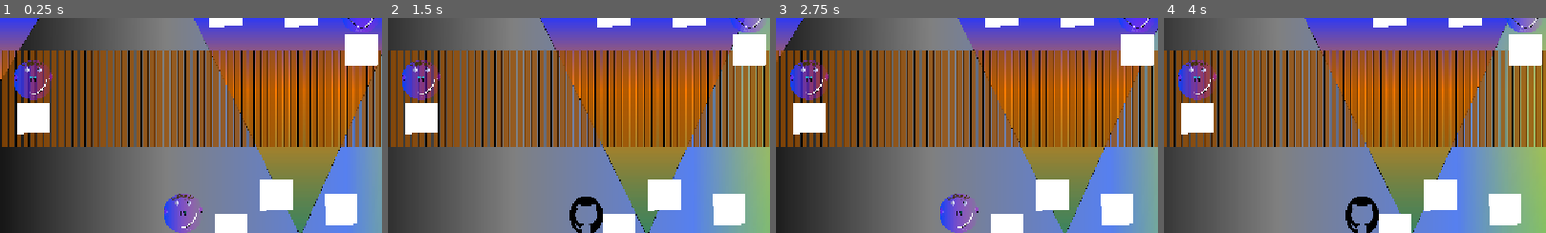
Above: before the commit, frames 1-4 (left to right).
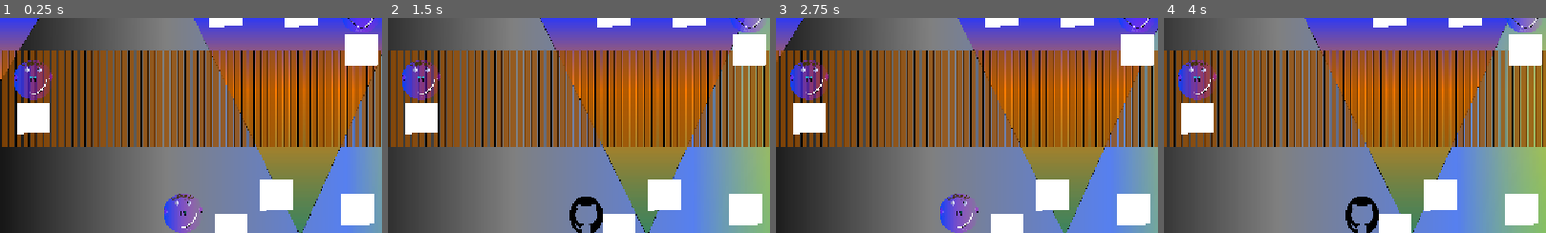
Above: after the commit, the same moments.

Repository: tyleruploads/code-ware
Game: Godot game, scene res://Scenes/minigame_1.tscn
Same seed, same stepped clock (60 frames per second), same inputs: the game is played once before the commit and once after it. This scene is started directly instead of the project's main scene.
Inputs (mouse positions are % of the whole screen's width and height, from its top left):
- Up to frame 1 (0.25 s): no input
- Up to frame 2 (1.5 s): tap Enter (ui_accept) at 0.5, 0.77 s; move the mouse to (72, 45) at 0.52 s; hold Right (ui_right) from 0.53 s (still down); tap Alt at 0.6 s; click (72, 45) at 0.67 s; move the mouse to (30, 55) at 1.27 s; tap Shift at 1.35 s
- Up to frame 3 (2.75 s): tap Enter (ui_accept) at 1.52 s; move the mouse to (60, 28) at 2.02 s; release Right (ui_right) at 2.03 s; hold Left (ui_left) from 2.03 s (still down); tap R at 2.1 s
- Up to frame 4 (4 s): move the mouse to (45, 70) at 2.77 s; release Left (ui_left) at 2.78 s; hold Right (ui_right) from 2.78 s (still down); tap Alt at 2.85 s; click (45, 70) at 2.92 s; tap Enter (ui_accept) at 3.02, 3.77 s; move the mouse to (80, 65) at 3.52 s; tap Shift at 3.6 s
The pictures show only the part of the screen within x 3-53%, y 33-83%; the shares and areas given below are measured in that part.

The runs differ from the first frame. In frame 1, 1.3% of the frame differs, in the area x 85-98%, y 81-97%; in frame 2, 1.3%; in frame 3, 1.3%; in frame 4, 1.3%.

Commit message:
Distance two boxes from eachother in first minigame to prevent softlocking

Diff:
--- a/src/Scenes/minigame_1.tscn
+++ b/src/Scenes/minigame_1.tscn
@@ -84,14 +84,14 @@
 physics_material_override = SubResource("PhysicsMaterial_cvnsp")
 
 [node name="Polygon2D" type="Polygon2D" parent="Platform5" unique_id=1215998007]
-position = Vector2(363, 261.5)
+position = Vector2(387, 261.5)
 polygon = PackedVector2Array(0, 245, 50, 245, 50.00003, 269.63123, 50, 291, 1, 293)
 uv = PackedVector2Array(0, 245, 50, 245, 50, 291, 0, 245)
 vertex_colors = PackedColorArray(1, 1, 1, 1, 1, 1, 1, 1, 1, 1, 1, 1, 1, 1, 1, 1)
 
 [node name="CollisionPolygon2D" type="CollisionPolygon2D" parent="Platform5" unique_id=2082916690]
 z_index = 12
-position = Vector2(363, 505)
+position = Vector2(389, 505)
 polygon = PackedVector2Array(0, 0, 50, 0, 50, 50, 21.291992, 50, 0, 50)
 
 [node name="Platform6" type="StaticBody2D" parent="." unique_id=7994659]
